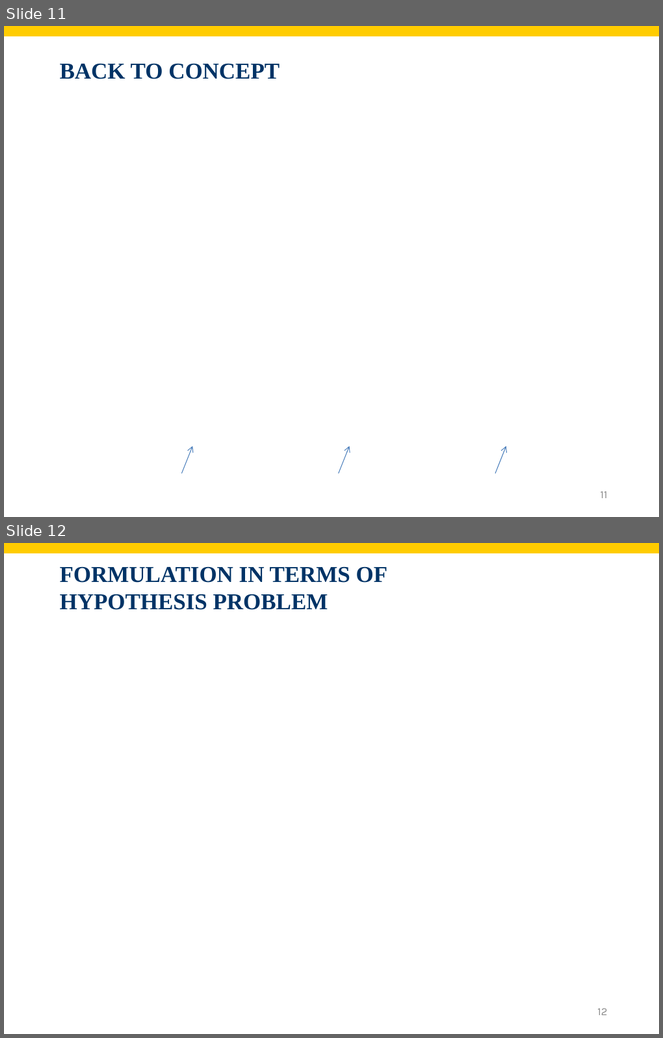
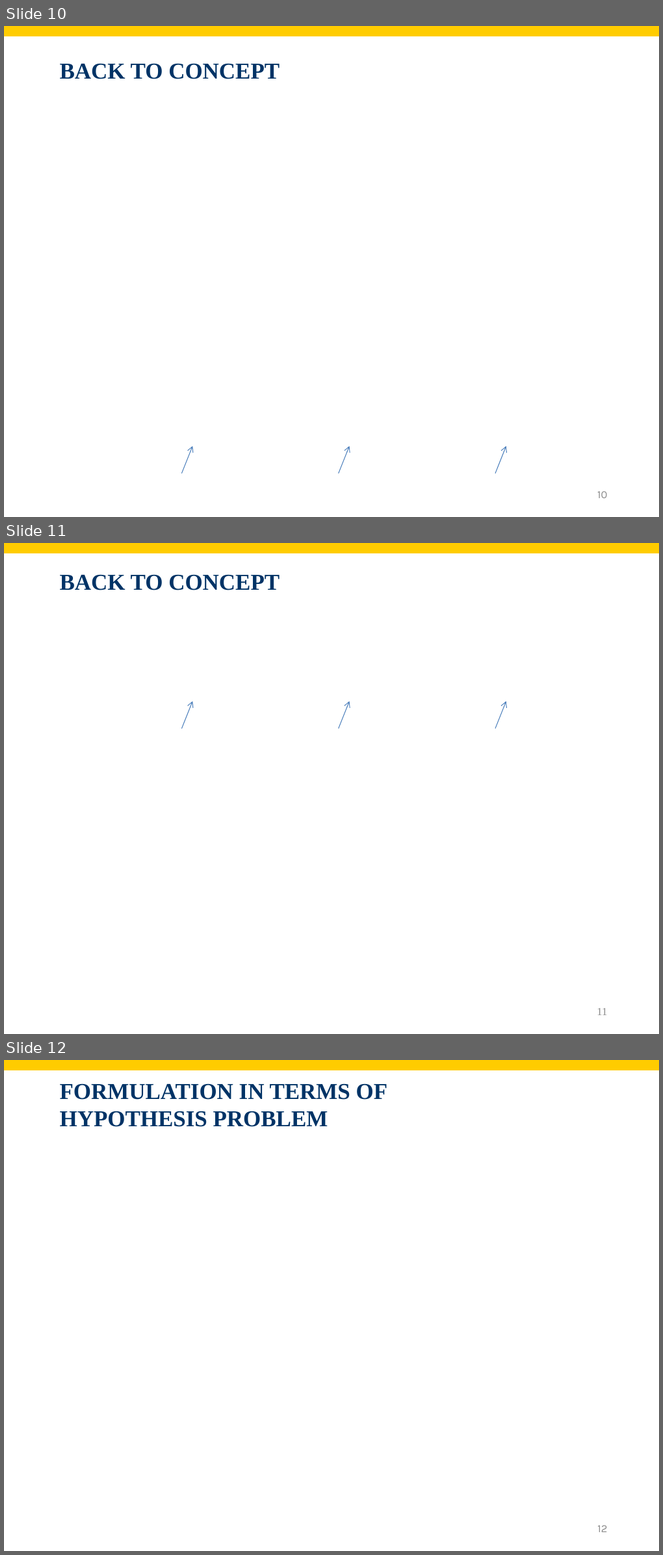
Before and after one commit to shnezam/BUAD1560, a slide deck: slides/pdf/Chapt13.pptx. Shown one above the other, each under a label of ours: slides 11 and 12 before the commit, slides 10, 11 and 12 after it. The pictures are 663x1038 and 663x1555 pixels, drawn with LibreOffice and Linux fonts; fonts in the diff are those of the drawing; grey boxes stand for pictures; background and template pictures are left out. Boxes give left, top, right and bottom in pixels: in the first picture for what was removed or moved away, otherwise in the second. Text is boxed around its words. In the diff, an @@ line names an element or a change of style, - is before the commit and + after.

```diff
--- a/slides/pdf/Chapt13.pptx
+++ b/slides/pdf/Chapt13.pptx
@@ slide 11 added at [4, 543, 659, 1034], background #FFFFFF; not listed: 1 template element that a slide beside it also shows @@
@@ title added at [60, 575, 280, 590], 25 pt, text #003366, bold @@
+BACK TO CONCEPT
@@ arrow added from (181, 728) to (192, 702), #4B7EBC 0.75 pt @@
@@ arrow added from (339, 728) to (349, 702), #4B7EBC 0.75 pt @@
@@ arrow added from (495, 728) to (506, 702), #4B7EBC 0.75 pt @@
@@ page number added at [597, 1008, 607, 1016], 12 pt, text #8C8C8C @@
+11
@@ what was slide 11 is now slide 10 @@
@@ page number at [597, 491, 607, 499]: text changed @@
-11
+10
```
Also in this commit, not shown: 3 slides changed, 1 other slide added, 2 slides removed, 28 other files.
